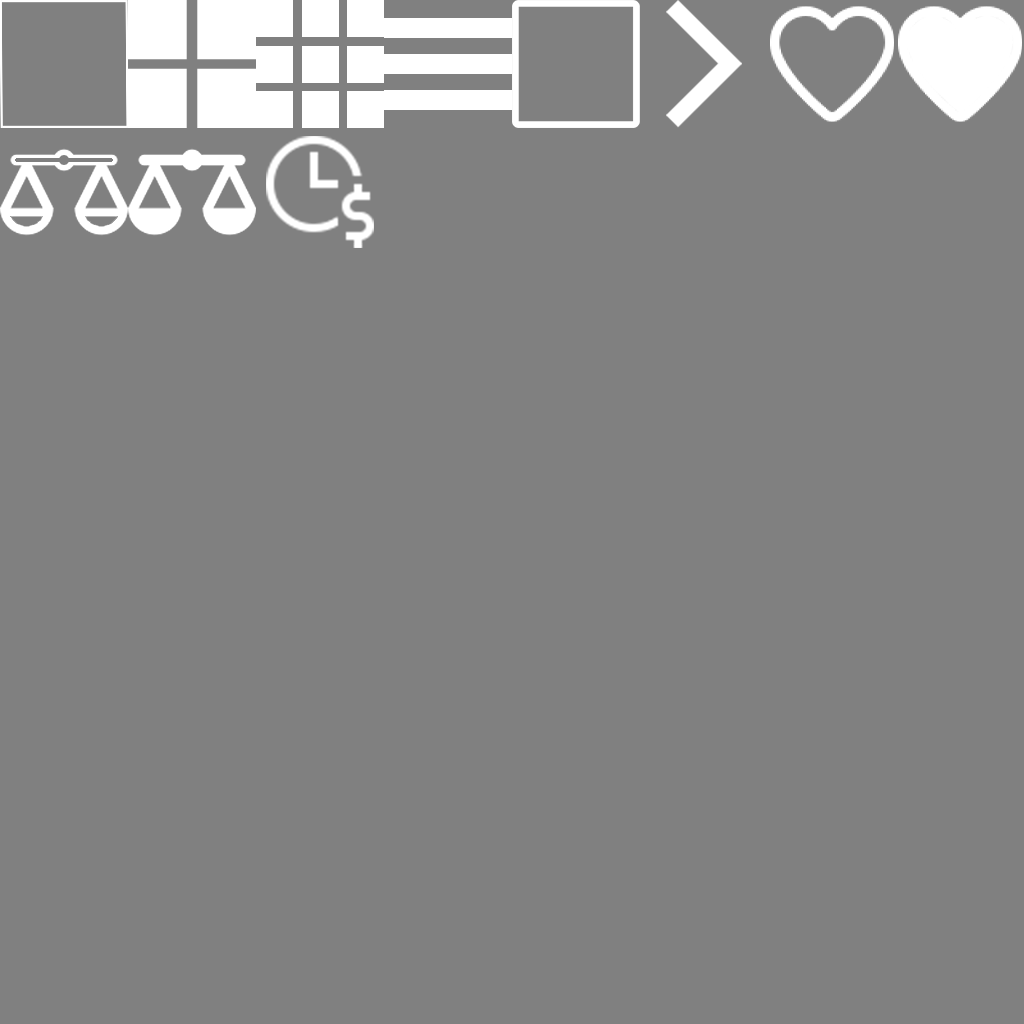
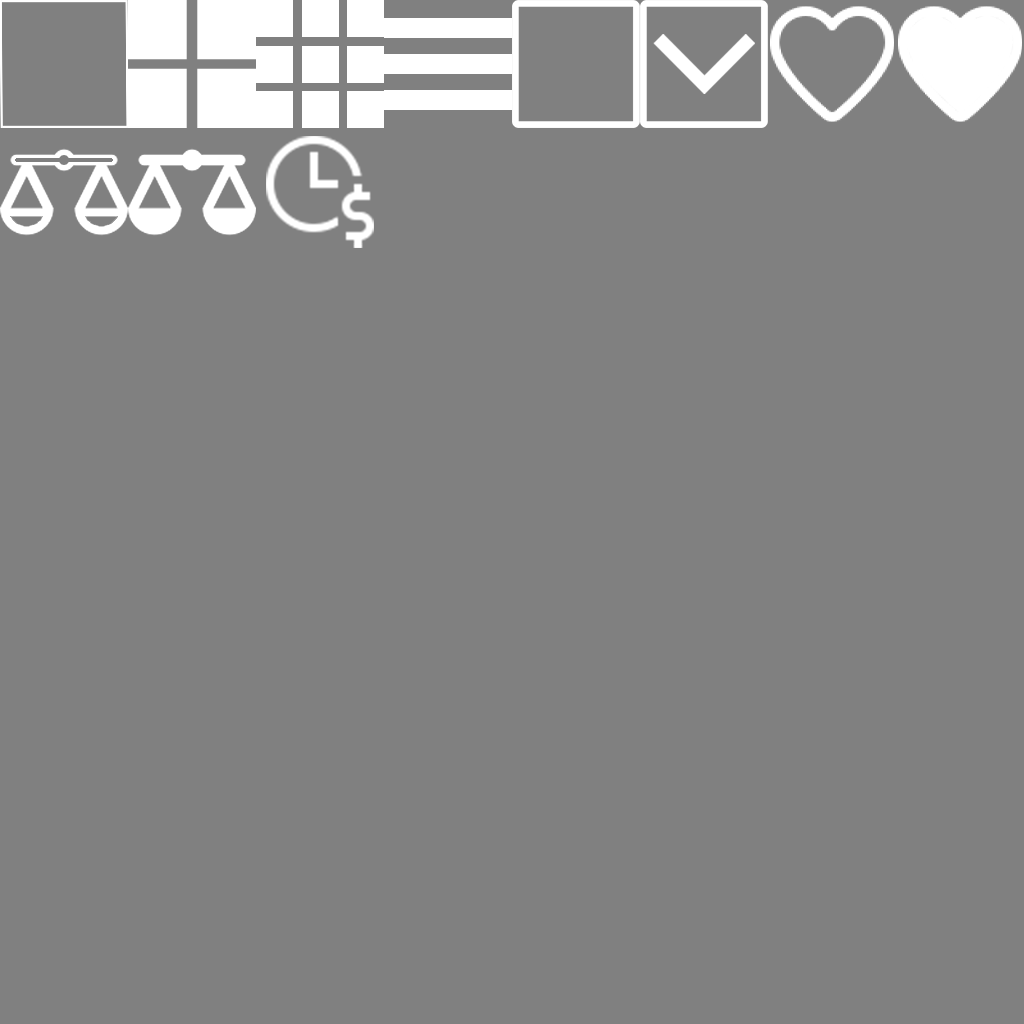
Revision of a layered 1024x1024 image; what changed, layer by layer:
added layer "Filter tick form копия" above "Filter tick form" over [left=640, top=0, right=768, bottom=128]
painted on "Filter tick" over [left=653, top=0, right=755, bottom=128]
